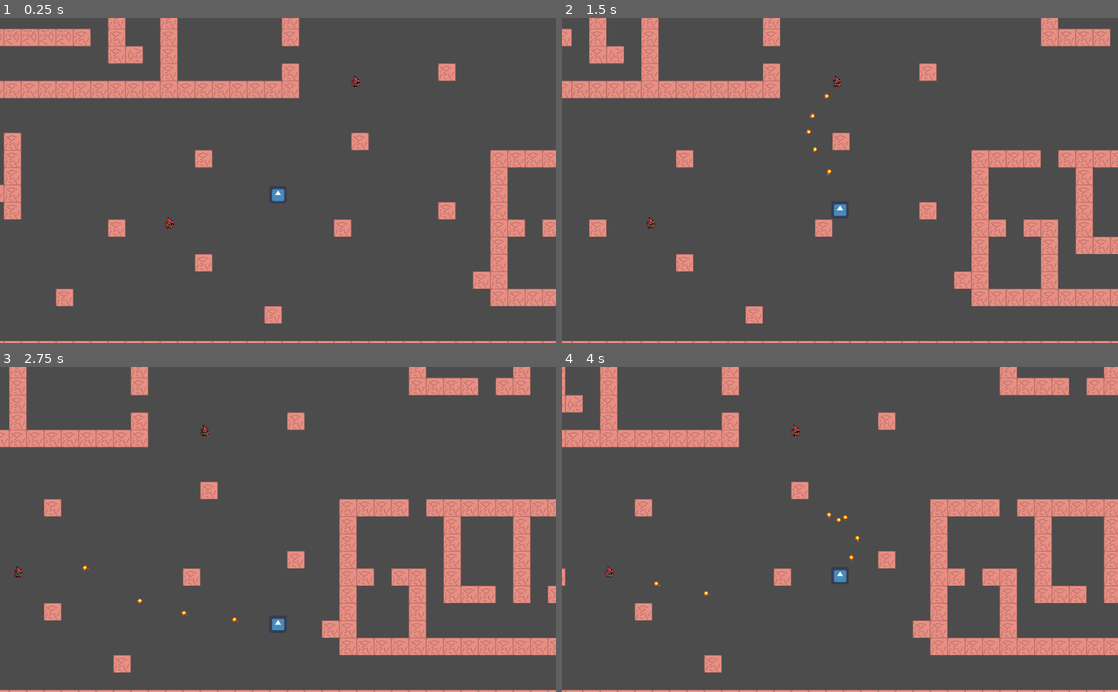
Above: before the commit, frames 1-4 (two rows, left to right).
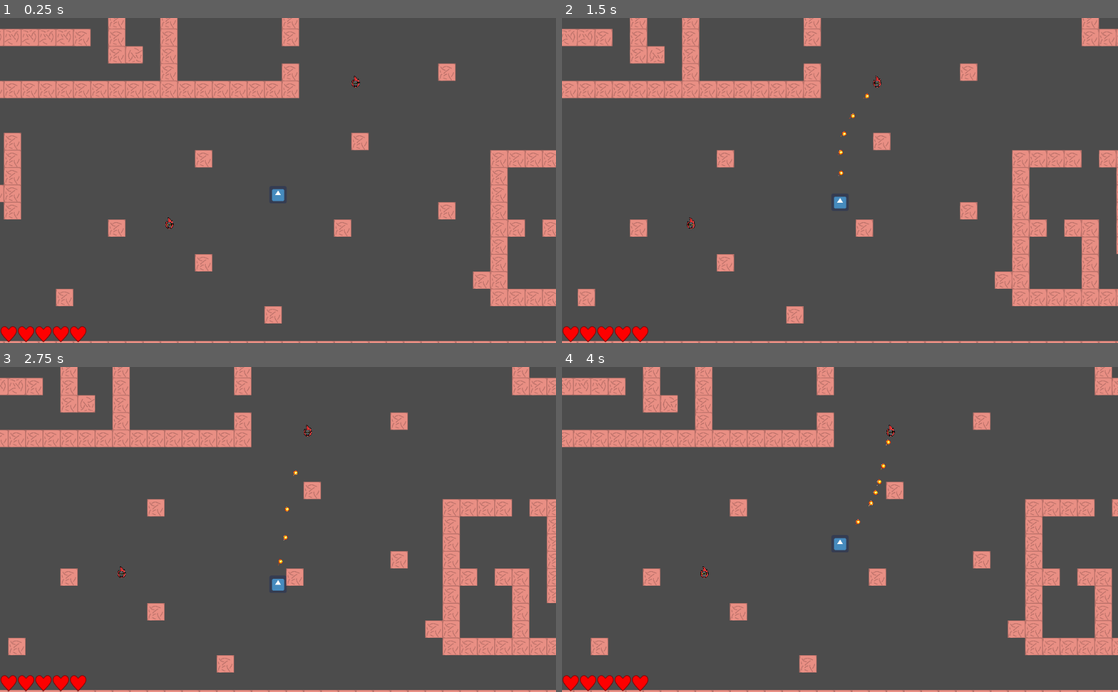
Above: after the commit, the same moments.

Repository: felipe-canales/LVAGames
Game: Godot game, scene res://level_test.tscn
Same seed, same stepped clock (60 frames per second), same inputs: the game is played once before the commit and once after it. The engine's default icon, where the game draws it, is replaced by a stand-in: a white triangle on a blue panel in a dark square.
Inputs:
- Up to frame 1 (0.25 s): no input
- Up to frame 2 (1.5 s): tap Enter at 0.5 s; hold D (player_right) 0.53-1.28 s; hold S (player_down) from 1.28 s (still down)
- Up to frame 3 (2.75 s): release S (player_down) at 2.03 s; hold D (player_right) from 2.03 s (still down)
- Up to frame 4 (4 s): release D (player_right) at 2.78 s; hold W (player_up) 2.78-3.53 s; hold A (player_left) from 3.53 s (still down)

The runs differ from the first frame. In frame 1, 0.5% of the frame differs, in the area x 0-16%, y 94-100%; in frame 2, 15%; in frame 3, 17%; in frame 4, 17%, in the area x 0-100%, y 0-100%.

Commit message:
agregadas invincibilidad del jugador e interfaz de vida

Diff:
--- a/level_test.tscn
+++ b/level_test.tscn
@@ -1,9 +1,10 @@
-[gd_scene load_steps=5 format=2]
+[gd_scene load_steps=6 format=2]
 
 [ext_resource path="res://nodos/Player.tscn" type="PackedScene" id=1]
 [ext_resource path="res://nodos/Enemy.tscn" type="PackedScene" id=2]
 [ext_resource path="res://temp_assets/new_tileset.tres" type="TileSet" id=3]
 [ext_resource path="res://nodos/Gun.tscn" type="PackedScene" id=4]
+[ext_resource path="res://nodos/UI.tscn" type="PackedScene" id=5]
 
 [node name="level_test" type="Node2D"]
 position = Vector2( 200, 112 )
@@ -31,7 +32,7 @@
 cell_quadrant_size = 80
 cell_custom_transform = Transform2D( 32, 0, 0, 32, 0, 0 )
 format = 1
-tile_data = PoolIntArray( -1, -1610612736, 0, -65536, -1610612736, 0, -65535, -1610612736, 0, -65534, -16 …(7538 unchanged characters)…
+tile_data = PoolIntArray( -1, -1610612736, 0, -65536, 0, 0, -65535, -1610612736, 0, -65534, -16 …(7538 unchanged characters)…
 __meta__ = {
 "_edit_group_": true
 }
@@ -55,3 +56,5 @@
 
 [node name="Enemy3" parent="Enemy_Group" instance=ExtResource( 2 )]
 position = Vector2( 464.896, 550.576 )
+
+[node name="UI" parent="." instance=ExtResource( 5 )]
--- a/nodos/Enemy.gd
+++ b/nodos/Enemy.gd
@@ -10,7 +10,7 @@
 # Distancia entre el enemigo y el player
 var distancia = 200
 
-export var vida = 10
+export var vida = 3
 
 # Por definir segun la agrupacion de nodos
 onready var player = get_parent().get_parent().get_node("Player")
--- a/nodos/Player.gd
+++ b/nodos/Player.gd
@@ -1,10 +1,12 @@
 extends KinematicBody2D
 
-export var vida = 100
+export var life = 5
 var vel = Vector2(0,0)
-const TARGET_AXIS = 200
+var invincibility_timer = 0
+const TARGET_AXIS = 100
 const TARGET_DIAG = TARGET_AXIS / 1.41
 const ACCEL = 0.2
+const INVINCIBILTY_TIME = 1
 
 # Called when the node enters the scene tree for the first time.
 func _ready():
@@ -13,7 +15,11 @@
 
 # Called every frame. 'delta' is the elapsed time since the previous frame.
 func _process(delta):
-	pass
+	if invincibility_timer > 0:
+		if is_visible():
+			hide()
+		else:
+			show()
 
 func _physics_process(delta):
 	var target_x = 0
@@ -38,10 +44,28 @@
 	vel.x = lerp(vel.x, target_x, ACCEL)
 	vel.y = lerp(vel.y, target_y, ACCEL)
 	move_and_slide(vel)
+	# After damage invincibility
+	if invincibility_timer > 0:
+		invincibility_timer -= delta
+		if invincibility_timer <= 0:
+			show()
+			get_node("DamageArea/CollisionShape2D").set_deferred("disabled",false)
 
 
-func _on_Area2D_body_entered(body):
+func be_damaged():
+	life -=1
+	get_parent().get_node("UI").set_life(life)
+	get_node("DamageArea/CollisionShape2D").set_deferred("disabled",true)
+	if life == 0:
+		death()
+	invincibility_timer = INVINCIBILTY_TIME
 
+func death():
+	hide()
+	get_node("CollisionShape2D").set_deferred("disabled", true)
+	get_tree().paused = true
+
+
+func _on_DamageArea_body_entered(body):
 	if body.get_name().begins_with("Enemy"):
-		vida -=1
-		print(vida)
+		be_damaged()
--- a/nodos/Player.tscn
+++ b/nodos/Player.tscn
@@ -7,7 +7,7 @@
 points = PoolVector2Array( 15, -11, 15, 11, 11, 15, -11, 15, -15, 11, -15, -11, -11, -15, 11, -15 )
 
 [sub_resource type="RectangleShape2D" id=2]
-extents = Vector2( 36, 35 )
+extents = Vector2( 24, 24 )
 
 [node name="Player" type="KinematicBody2D"]
 script = ExtResource( 2 )
@@ -19,8 +19,8 @@
 [node name="CollisionShape2D" type="CollisionShape2D" parent="."]
 shape = SubResource( 1 )
 
-[node name="Area2D" type="Area2D" parent="."]
+[node name="DamageArea" type="Area2D" parent="."]
 
-[node name="CollisionShape2D" type="CollisionShape2D" parent="Area2D"]
+[node name="CollisionShape2D" type="CollisionShape2D" parent="DamageArea"]
 shape = SubResource( 2 )
-[connection signal="body_entered" from="Area2D" to="." method="_on_Area2D_body_entered"]
+[connection signal="body_entered" from="DamageArea" to="." method="_on_DamageArea_body_entered"]
--- /dev/null
+++ b/nodos/UI.gd
@@ -0,0 +1,30 @@
+extends CanvasLayer
+
+
+# Declare member variables here. Examples:
+# var a = 2
+# var b = "text"
+
+
+# Called when the node enters the scene tree for the first time.
+func _ready():
+	pass # Replace with function body.
+
+
+# Called every frame. 'delta' is the elapsed time since the previous frame.
+#func _process(delta):
+#	pass
+
+func set_life(value):
+	# for heart
+	for i in range(1, 6):
+		var node = get_node("Heart" + str(i))
+		# show filled heart
+		if i <= value:
+			node.frame = 0
+		# show empty heart
+		else:
+			node.frame = 1
+
+func show_game_over():
+	get_node("GameOverMessage").show()
--- /dev/null
+++ b/nodos/UI.tscn
@@ -0,0 +1,52 @@
+[gd_scene load_steps=3 format=2]
+
+[ext_resource path="res://nodos/UI.gd" type="Script" id=1]
+[ext_resource path="res://temp_assets/hearts.png" type="Texture" id=2]
+
+[node name="UI" type="CanvasLayer"]
+script = ExtResource( 1 )
+
+[node name="Heart1" type="Sprite" parent="."]
+position = Vector2( 16, 584 )
+scale = Vector2( 0.5, 0.5 )
+texture = ExtResource( 2 )
+vframes = 2
+
+[node name="Heart2" type="Sprite" parent="."]
+position = Vector2( 48, 584 )
+scale = Vector2( 0.5, 0.5 )
+texture = ExtResource( 2 )
+vframes = 2
+
+[node name="Heart3" type="Sprite" parent="."]
+position = Vector2( 80, 584 )
+scale = Vector2( 0.5, 0.5 )
+texture = ExtResource( 2 )
+vframes = 2
+
+[node name="Heart4" type="Sprite" parent="."]
+position = Vector2( 112, 584 )
+scale = Vector2( 0.5, 0.5 )
+texture = ExtResource( 2 )
+vframes = 2
+
+[node name="Heart5" type="Sprite" parent="."]
+position = Vector2( 144, 584 )
+scale = Vector2( 0.5, 0.5 )
+texture = ExtResource( 2 )
+vframes = 2
+
+[node name="GameOverMessage" type="Label" parent="."]
+visible = false
+margin_left = 544.0
+margin_top = 256.0
+margin_right = 620.0
+margin_bottom = 270.0
+custom_colors/font_color = Color( 1, 0.635294, 0.286275, 1 )
+custom_colors/font_color_shadow = Color( 0, 0, 0, 0 )
+text = "GAME OVER"
+align = 1
+valign = 1
+__meta__ = {
+"_edit_use_anchors_": false
+}
Not shown: 2 places in nodos/Enemy.tscn that only renumber resources
Binary file added: temp_assets/hearts.png
Not shown, added: temp_assets/hearts.png.import
